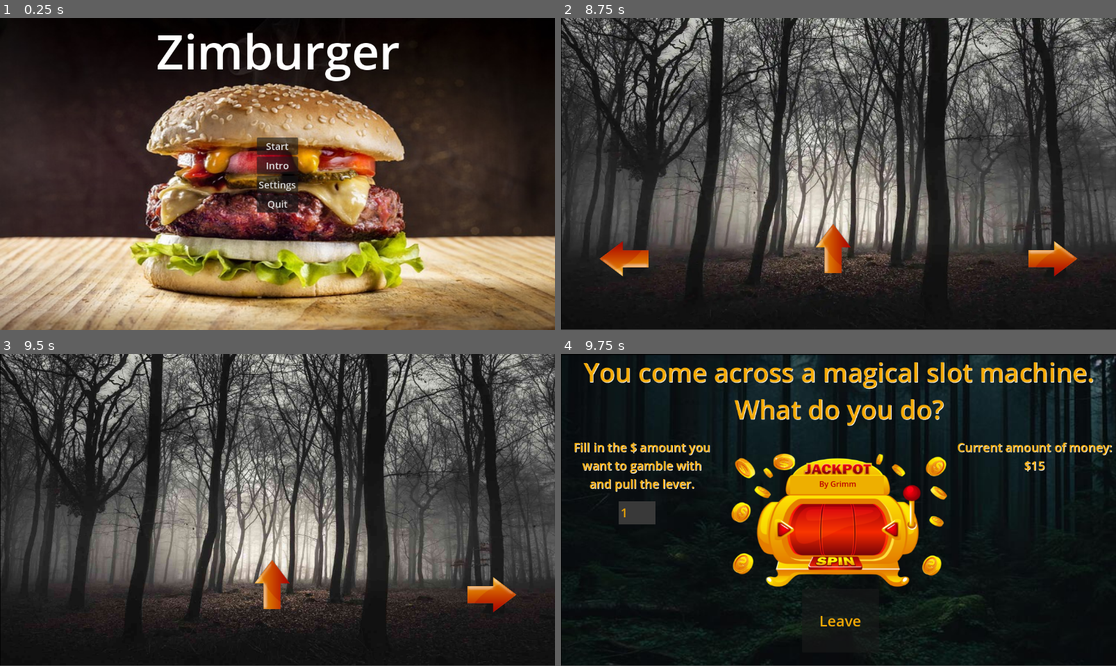
Above: before the commit, frames 1-4 (two rows, left to right).
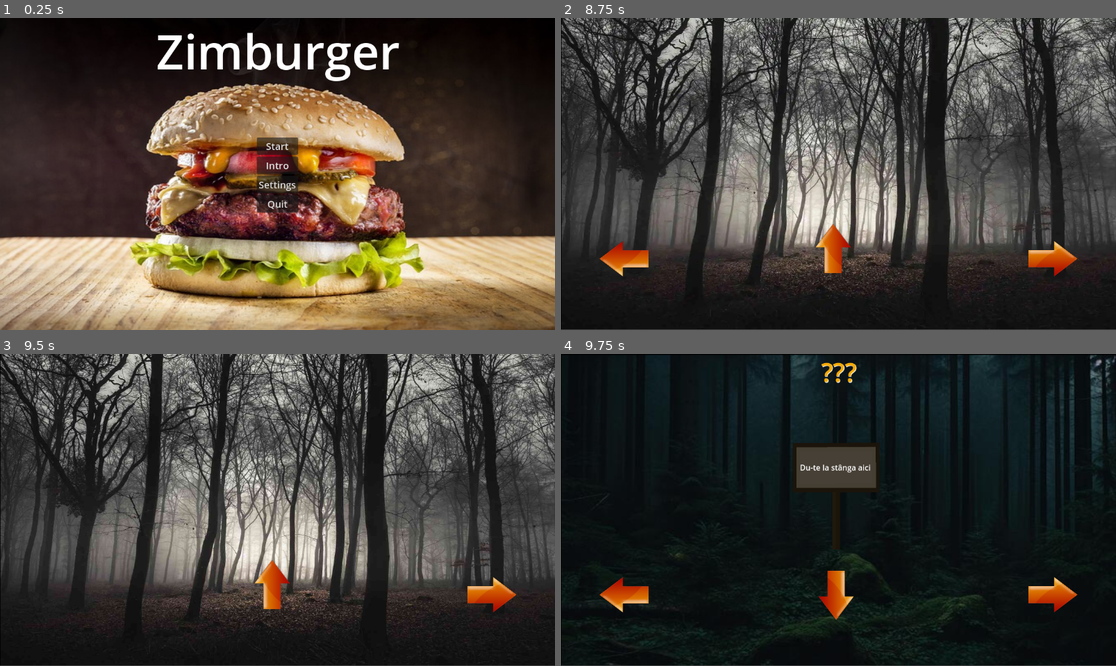
Above: after the commit, the same moments.

Repository: Paarthurax/Godot-Uncharted-Territory
Game: Godot game, scene res://scenes/main_screen.tscn
The game is run twice, just before and just after one commit, with the same random seed, the same clock (stepped at 60 frames per second) and the same inputs. Sound files missing from this copy of the repository are replaced by a short silence.
Inputs (mouse positions are in pixels of both pictures, inside the frame that each line leads up to):
- Up to frame 1 (0.25 s): no input
- Up to frame 2 (8.75 s): click "Start" at 0.5 s; click (844, 55) at 1.27 s; type "Alex" at 1.35 s; click "Enter the forest" at 2 s; click (1049, 258) at 2.75 s; click (622, 258) at 3.5 s; click (832, 248) at 4.25 s; click (622, 258) at 5 s; click (1049, 258) at 5.75 s; click "Leave" at 6.5 s; click (832, 248) at 7.25 s; click (1049, 258) at 8 s
- Up to frame 3 (9.5 s): click (61, 594) at 8.75 s
- Up to frame 4 (9.75 s): click (832, 584) at 9.5 s

Frames 1-3 are identical in both runs. In frame 4, 19% of the frame differs, in the area x 2-100%, y 2-88%.

Commit message:
Second scene done
- Players can now fast travel if they can correctly read Romanian at encounter_2

Diff:
--- a/scenes/game/encounters/encounter_1.tscn
+++ b/scenes/game/encounters/encounter_1.tscn
@@ -2,8 +2,8 @@
 
 [ext_resource type="Texture2D" uid="uid://db3s5porrsgif" path="res://images/background/encounter_background.jpg" id="1_8r3yw"]
 [ext_resource type="Script" path="res://scripts/encounter_1.gd" id="1_rshki"]
-[ext_resource type="Texture2D" uid="uid://hfoyvrmqnih5" path="res://images/characters/casino_encounter_1/golden-blank-slot-machine-and-slots-game-coins-explosion.png" id="2_4sqvm"]
-[ext_resource type="Texture2D" uid="uid://bm1yqtwmryf6" path="res://images/characters/casino_encounter_1/symbols/lucky-7-icon.png" id="3_ilvpd"]
+[ext_resource type="Texture2D" uid="uid://hfoyvrmqnih5" path="res://images/encounters/casino_encounter_1/golden-blank-slot-machine-and-slots-game-coins-explosion.png" id="2_4sqvm"]
+[ext_resource type="Texture2D" uid="uid://bm1yqtwmryf6" path="res://images/encounters/casino_encounter_1/symbols/lucky-7-icon.png" id="3_ilvpd"]
 [ext_resource type="Texture2D" uid="uid://bo10s4mvrl2iy" path="res://images/characters/black-cat-png-cute-cat-transparent.png" id="4_i3axh"]
 [ext_resource type="AudioStream" uid="uid://c7jbumpbtx7b6" path="res://sounds/Lets Go Gambling.mp3" id="6_d6vrj"]
 
@@ -83,7 +83,7 @@
 $15"
 horizontal_alignment = 1
 
-[node name="ColorRect2" type="ColorRect" parent="."]
+[node name="BackgroundName" type="ColorRect" parent="."]
 offset_left = 476.0
 offset_top = 253.0
 offset_right = 670.0
--- /dev/null
+++ b/scenes/game/encounters/encounter_2.tscn
@@ -0,0 +1,85 @@
+[gd_scene load_steps=5 format=3 uid="uid://brpvpmxdnwafe"]
+
+[ext_resource type="Script" path="res://scripts/encounter_2.gd" id="1_0a2m2"]
+[ext_resource type="Texture2D" uid="uid://db3s5porrsgif" path="res://images/background/encounter_background.jpg" id="1_qqwd4"]
+[ext_resource type="Texture2D" uid="uid://ixl73ym7eqvx" path="res://images/encounters/sign_encounter_2/Blank-Sign.png" id="3_hfykr"]
+[ext_resource type="Texture2D" uid="uid://c55bplvds7ki8" path="res://images/direction/orange-right-arrow.png" id="4_j0cyq"]
+
+[node name="Encounter2_tscn" type="Node2D"]
+script = ExtResource("1_0a2m2")
+
+[node name="ColorRect" type="ColorRect" parent="."]
+offset_right = 1152.0
+offset_bottom = 647.0
+color = Color(0, 0, 0, 1)
+
+[node name="Background" type="Sprite2D" parent="."]
+position = Vector2(577.5, 324.5)
+scale = Vector2(1.71577, 1.6125)
+texture = ExtResource("1_qqwd4")
+
+[node name="Sign" type="Sprite2D" parent="."]
+position = Vector2(571, 295)
+scale = Vector2(0.40724, 0.462058)
+texture = ExtResource("3_hfykr")
+
+[node name="Right" type="Button" parent="."]
+offset_left = 968.0
+offset_top = 451.0
+offset_right = 1068.0
+offset_bottom = 551.0
+focus_mode = 0
+flat = true
+
+[node name="Left" type="Button" parent="."]
+offset_left = 82.0
+offset_top = 450.0
+offset_right = 182.0
+offset_bottom = 550.0
+focus_mode = 0
+flat = true
+
+[node name="Straight" type="Button" parent="."]
+offset_left = 521.0
+offset_top = 450.0
+offset_right = 621.0
+offset_bottom = 550.0
+focus_mode = 0
+flat = true
+
+[node name="Arrow1" type="Sprite2D" parent="."]
+position = Vector2(1020, 500)
+scale = Vector2(0.3, 0.3)
+texture = ExtResource("4_j0cyq")
+
+[node name="Arrow2" type="Sprite2D" parent="."]
+position = Vector2(132, 500)
+rotation = 3.14159
+scale = Vector2(0.3, 0.3)
+texture = ExtResource("4_j0cyq")
+
+[node name="Arrow3" type="Sprite2D" parent="."]
+position = Vector2(571, 500)
+rotation = 1.5708
+scale = Vector2(0.3, 0.3)
+texture = ExtResource("4_j0cyq")
+
+[node name="Romanian" type="Label" parent="."]
+offset_left = 488.0
+offset_top = 224.0
+offset_right = 652.0
+offset_bottom = 247.0
+horizontal_alignment = 1
+
+[node name="QuestionLabel" type="Label" parent="."]
+offset_right = 1154.0
+offset_bottom = 151.0
+theme_override_colors/font_color = Color(0.957844, 0.664739, 0.0195007, 1)
+theme_override_colors/font_shadow_color = Color(1, 1, 1, 1)
+theme_override_font_sizes/font_size = 54
+text = "???"
+horizontal_alignment = 1
+
+[connection signal="pressed" from="Right" to="." method="_on_right_pressed"]
+[connection signal="pressed" from="Left" to="." method="_on_left_pressed"]
+[connection signal="pressed" from="Straight" to="." method="_on_straight_pressed"]
--- /dev/null
+++ b/scenes/game/endings/McDonald/McDonald's.tscn
@@ -0,0 +1,3 @@
+[gd_scene format=3 uid="uid://c1htaxtx61fbw"]
+
+[node name="McDonald\'s" type="Node2D"]
--- a/scenes/game/search_forest/scaryforest.gd
+++ b/scenes/game/search_forest/scaryforest.gd
@@ -82,7 +82,12 @@
 		print("Load a new scene")
 		# Reset forest_walk and load a new scene
 		forest_walk = 0
-		get_tree().change_scene_to_file("res://scenes/game/encounters/encounter_1.tscn")  # Update with your actual new scene path
+		var newEncounter = str(rand.randi_range(1, 1))
+		while(Global.encounters.find(newEncounter) != -1):
+			newEncounter = str(rand.randi_range(1, 2))
+		var newEncounterPath = "res://scenes/game/encounters/encounter_" + newEncounter + ".tscn"
+
+		get_tree().change_scene_to_file(newEncounterPath)  # Update with your actual new scene path
 	else:
 		forest_walk += 1
 		randomBackground()
--- a/scripts/encounter_1.gd
+++ b/scripts/encounter_1.gd
@@ -5,9 +5,9 @@
 var first = true
 
 var symbol_paths = [
-	"res://images/characters/casino_encounter_1/symbols/cherry-logo-icon.png",
-	"res://images/characters/casino_encounter_1/symbols/diamond-icon.png",
-	"res://images/characters/casino_encounter_1/symbols/lucky-7-icon.png"
+	"res://images/encounters/casino_encounter_1/symbols/cherry-logo-icon.png",
+	"res://images/encounters/casino_encounter_1/symbols/diamond-icon.png",
+	"res://images/encounters/casino_encounter_1/symbols/lucky-7-icon.png"
 ]
 
 var desired_scale_normal = Vector2(0.139, 0.204)
@@ -83,10 +83,8 @@
 
 func _on_leave_pressed():
 	Global.encounters.append("1")
+	print(str(Global.encounters))
 	get_tree().change_scene_to_file("res://scenes/game/search_forest/scaryforest.tscn")
-
-
-
 
 
 func _on_gamble_money_text_changed():
--- /dev/null
+++ b/scripts/encounter_2.gd
@@ -0,0 +1,51 @@
+extends Node2D
+
+var EnglishText = [
+	"Go right here",
+	"Go left here",
+	"Go back"
+]
+
+var RomanianText = [ "Du-te la stânga aici", "Du-te chiar aici", "Întoarce-te"]
+
+var random_index
+
+# Called when the node enters the scene tree for the first time.
+func _ready():
+	if(EnglishText.size() == RomanianText.size()):
+		random_index = randi() % EnglishText.size()
+		var chosenText
+		if(Global.romanian):
+			chosenText = EnglishText[random_index]
+			$QuestionLabel.text = "The magical text says..."
+		else:
+			chosenText = RomanianText[random_index]
+		$Sign.self_modulate = Color(0.3, 0.3, 0.3, 1.0)
+		$Romanian.text = chosenText
+
+
+# Called every frame. 'delta' is the elapsed time since the previous frame.
+func _process(delta):
+	pass
+
+
+func _on_right_pressed():
+	Global.encounters.append("2")
+	if(random_index == 0):
+		get_tree().change_scene_to_file("res://scenes/game/endings/McDonald/McDonald's.tscn")
+	else:
+		get_tree().change_scene_to_file("res://scenes/game/search_forest/scaryforest.tscn")
+
+func _on_left_pressed():
+	Global.encounters.append("2")
+	if(random_index == 1):
+		get_tree().change_scene_to_file("res://scenes/game/endings/McDonald/McDonald's.tscn")
+	else:
+		get_tree().change_scene_to_file("res://scenes/game/search_forest/scaryforest.tscn")
+
+func _on_straight_pressed():
+	Global.encounters.append("2")
+	if(random_index == 2):
+		get_tree().change_scene_to_file("res://scenes/game/endings/McDonald/McDonald's.tscn")
+	else:
+		get_tree().change_scene_to_file("res://scenes/game/search_forest/scaryforest.tscn")
Renamed: images/characters/casino_encounter_1/golden-blank-slot-machine-and-slots-game-coins-explosion.png -> images/encounters/casino_encounter_1/golden-blank-slot-machine-and-slots-game-coins-explosion.png
Not shown, changed: images/encounters/casino_encounter_1/golden-blank-slot-machine-and-slots-game-coins-explosion.png.import
Renamed: images/characters/casino_encounter_1/symbols/cherry-logo-icon.png -> images/encounters/casino_encounter_1/symbols/cherry-logo-icon.png
Not shown, changed: images/encounters/casino_encounter_1/symbols/cherry-logo-icon.png.import
Renamed: images/characters/casino_encounter_1/symbols/diamond-icon.png -> images/encounters/casino_encounter_1/symbols/diamond-icon.png
Not shown, added: images/encounters/casino_encounter_1/symbols/diamond-icon.png.import
Renamed: images/characters/casino_encounter_1/symbols/lucky-7-icon.png -> images/encounters/casino_encounter_1/symbols/lucky-7-icon.png
Not shown, changed: images/encounters/casino_encounter_1/symbols/lucky-7-icon.png.import
Binary file added: images/encounters/sign_encounter_2/Blank-Sign.png
Not shown, changed: images/encounters/sign_encounter_2/Blank-Sign.png.import
